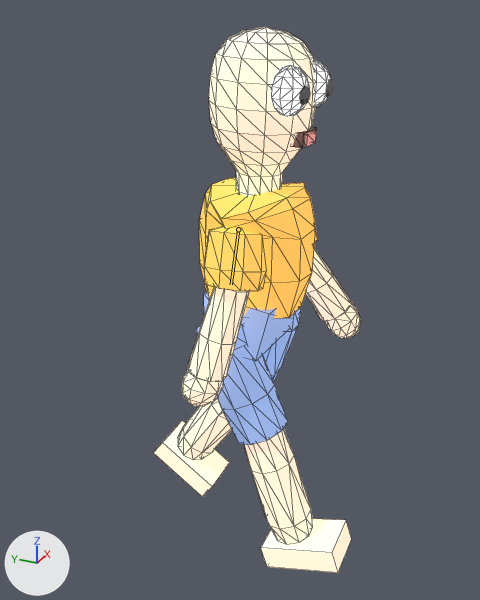
Two versions of the FBX model resources/人物/人物_走.fbx, one commit apart.
The view is the same before and after, from a 50 mm camera at (-1.755, -0.748, 1.762) aimed at (0.008, 0.045, 0.881). Lighting does not change. The marker at lower left points along +X, +Y and +Z. The picture after the commit comes second. Both versions are drawn at frame 1 of the action 'Scene'; the numbers are the values there. The bones that change are drawn over the model as lines. Mesh edges are drawn as thin lines on the coarser meshes.

Objects in the first picture: 'Eyes', 'Feet', 'Hands', 'NeckHead', 'Shirt', 'Shorts', 'Sleeves' and 3 more.
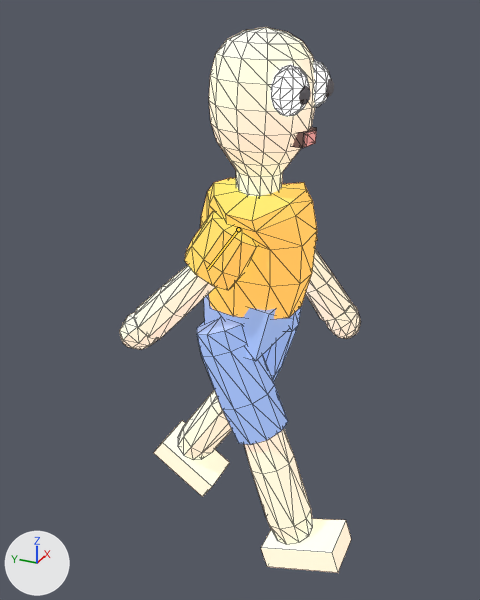
Scene script edits in JSON lines:
```json
{"block": "bone_骨骼_008", "where": "bone_骨骼_008 = bpy.data.objects['骨架'].pose.bones['骨骼.008']  # child of '骨骼.001'"}
{"op": "set", "path": "bone_骨骼_008.rotation_quaternion", "old": "(0.786, 0.11, 0.085, 0.603)", "new": "(0.786, -0.11, -0.085, 0.603)", "note": "degrees (16, 0, 75) -> degrees (-16, 0, 75)"}
```

Changed parts and their boxes (x1, y1, x2, y2) in the pictures (480 x 600 px):
```json
{"object": "Shirt", "change": "posed", "before": [199, 178, 316, 319], "after": [201, 178, 317, 319]}
{"object": "Hands", "change": "posed", "before": [182, 247, 361, 407], "after": [120, 249, 361, 350], "on screen": "34% wider, 37% shorter"}
{"object": "Sleeves", "change": "posed", "before": [204, 226, 318, 291], "after": [184, 211, 318, 290]}
{"bone": "骨骼.008", "before": "(238, 229) to (231, 284)", "after": "(238, 229) to (207, 269)"}
```
